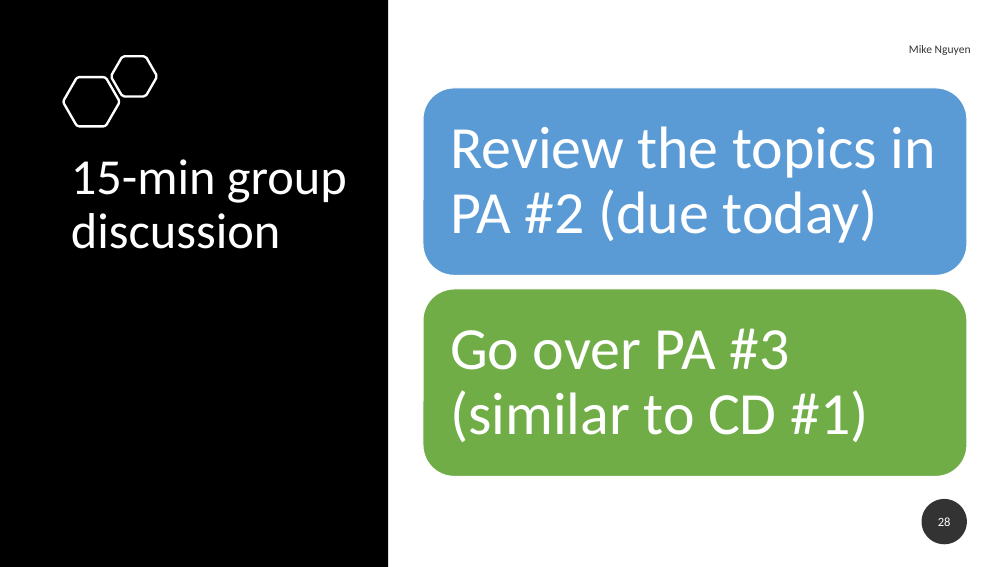
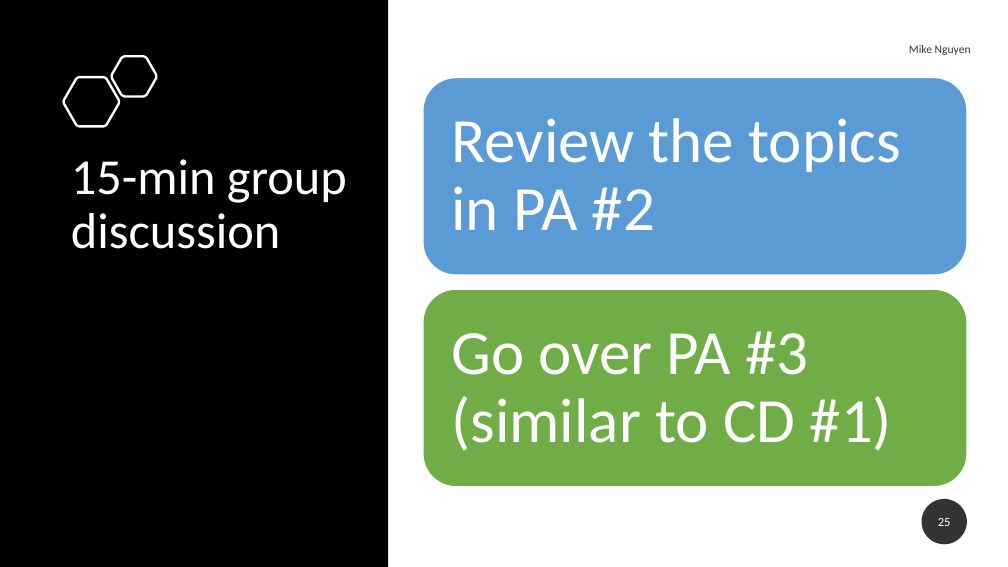
Before and after one commit to mikenguyen13/mar4050_S23_2, a slide deck: slide 25 of lectures/2/2_Problem & Intro to Project.pptx (slide 28 before the commit). Drawn at 1008x567 pixels with LibreOffice and Linux fonts; fonts in the diff are those of the drawing. Boxes give left, top, right and bottom in pixels: in the first picture for what was removed or moved away, otherwise in the second. Text is boxed around its words. In the diff, an @@ line names an element or a change of style, - is before the commit and + after.

```diff
--- a/lectures/2/2_Problem & Intro to Project.pptx
+++ b/lectures/2/2_Problem & Intro to Project.pptx
@@ rounded rectangle: place and size @@
-rounded rectangle at [423, 88, 967, 275]
+rounded rectangle at [423, 78, 967, 275]
@@ text at [452, 118, 900, 230]: text changed; size 57 to 60 pt @@
-Review the topics in PA #2 (due today)
+Review the topics in PA #2
@@ rounded rectangle: place and size @@
-rounded rectangle at [423, 289, 967, 476]
+rounded rectangle at [423, 290, 967, 487]
@@ text "Go over PA #3 (similar ..." at [452, 331, 892, 451]: size 57 to 60 pt; more space between paragraphs @@
@@ page number at [938, 518, 951, 526]: text changed @@
-28
+25
```
Also in this commit, not shown: 2 other slides changed, 3 slides removed.
